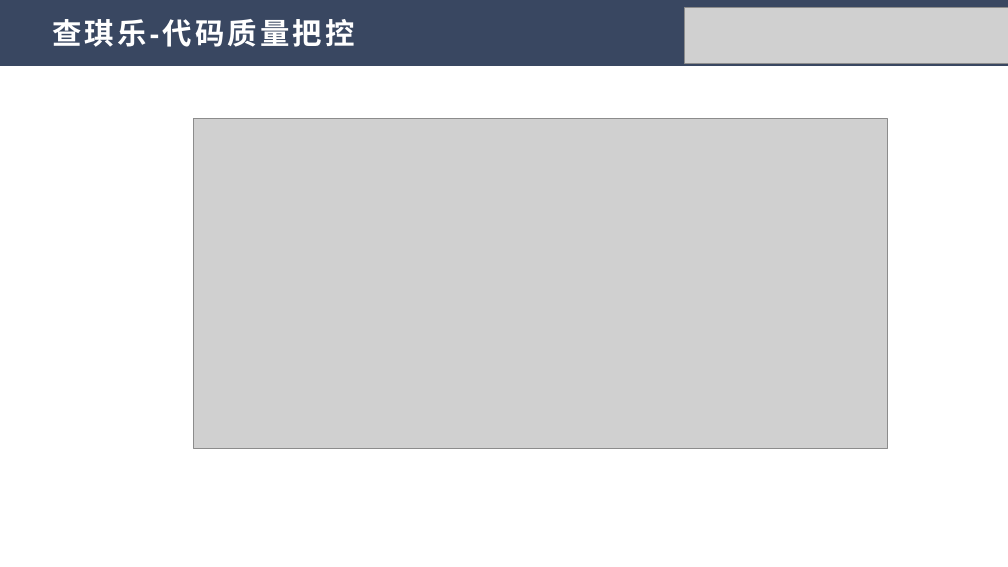
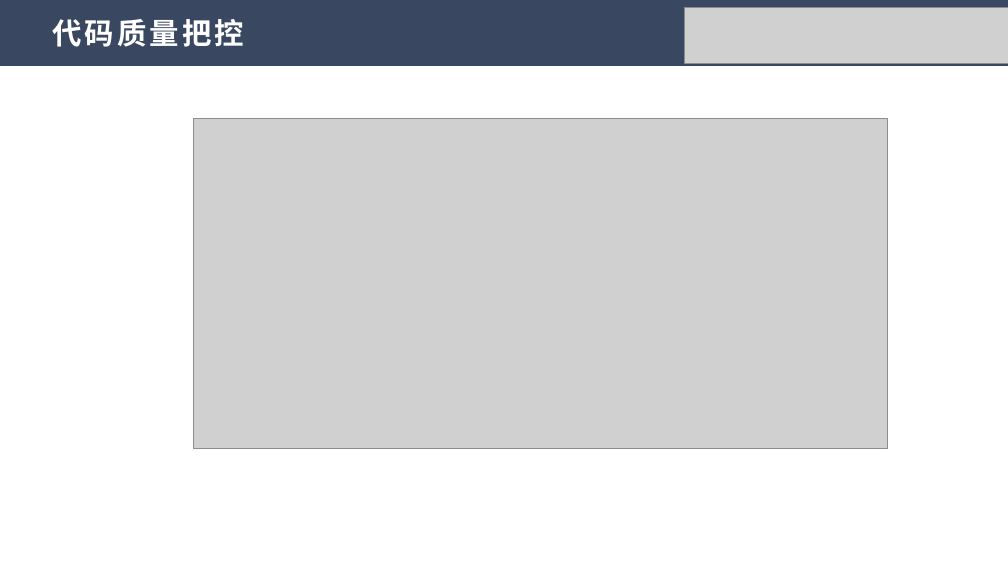
Before and after one commit to iconle/kaiyuan_soft, a slide deck: slide 3 of PPT/开源软件通识-第十八周汇报.pptx (slide 4 before the commit). Drawn at 1008x567 pixels with LibreOffice and Linux fonts; fonts in the diff are those of the drawing; grey boxes stand for pictures. Boxes give left, top, right and bottom in pixels: in the first picture for what was removed or moved away, otherwise in the second. Text is boxed around its words. In the diff, an @@ line names an element or a change of style, - is before the commit and + after.

```diff
--- a/PPT/开源软件通识-第十八周汇报.pptx
+++ b/PPT/开源软件通识-第十八周汇报.pptx
@@ title at [52,19,244,47]: text changed @@
-查琪乐-代码质量把控
+代码质量把控
```
Also in this commit, not shown: 6 other slides changed, 2 slides added, 2 other files.
